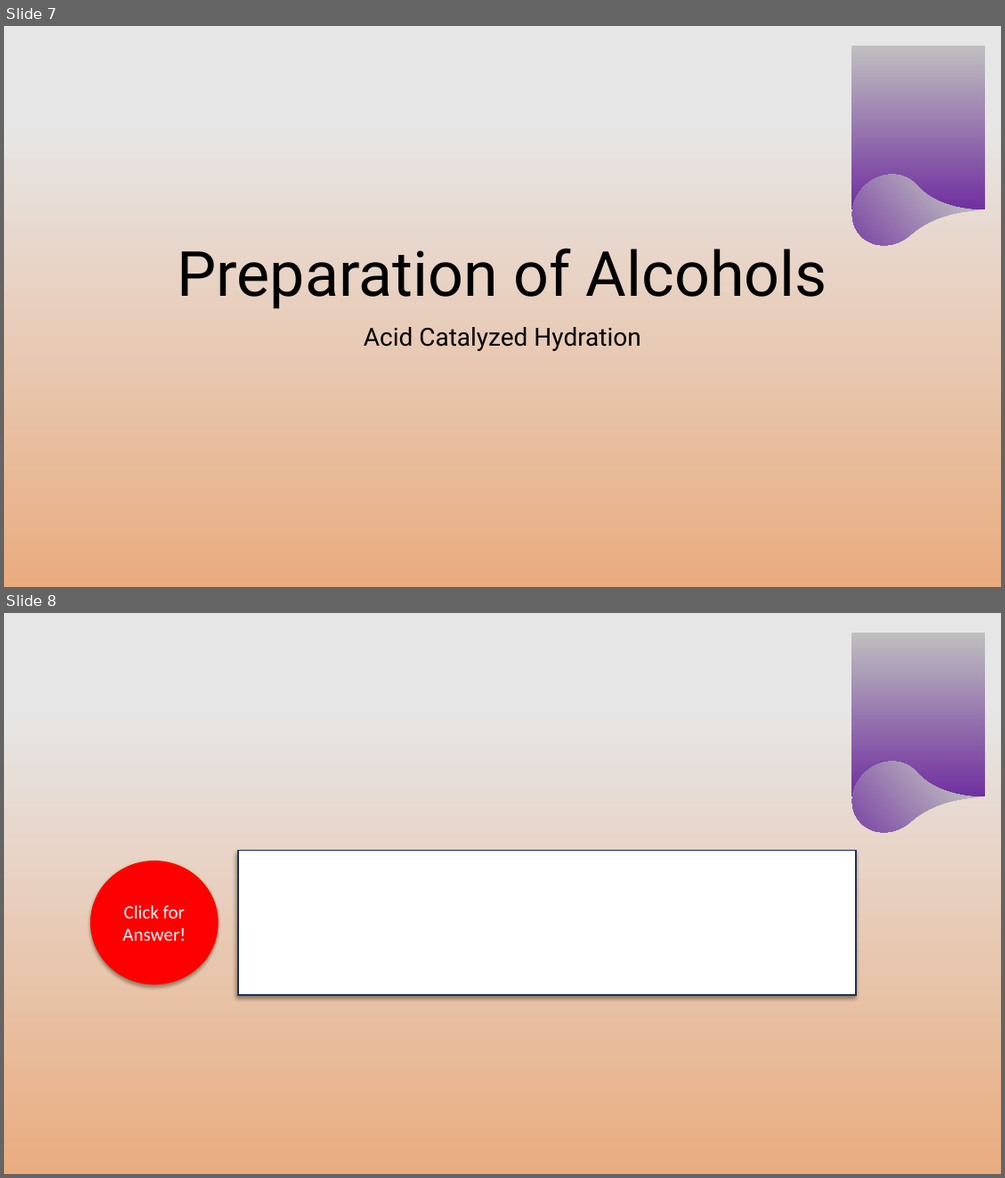
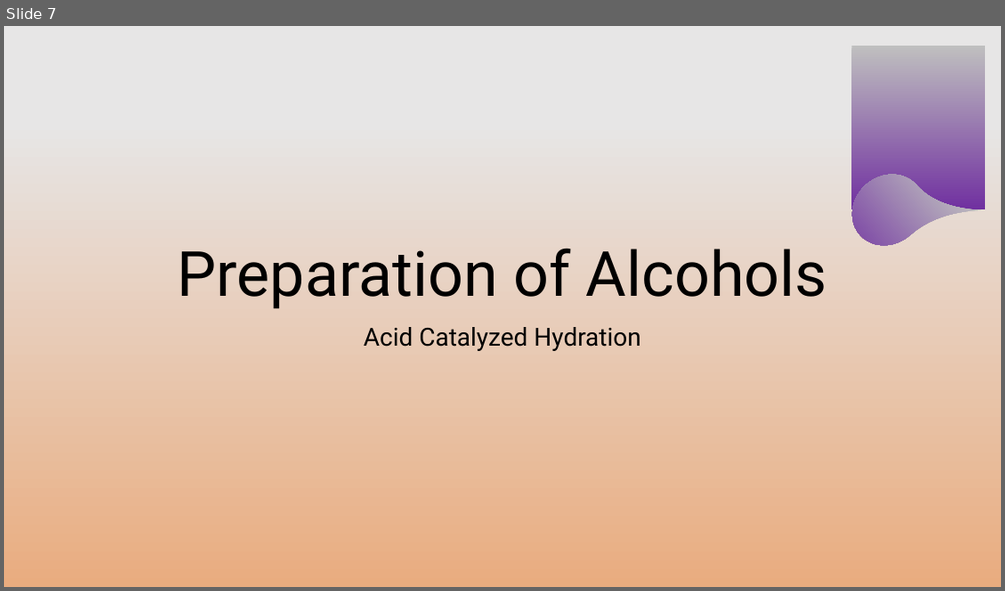
Before and after one commit to chemykill/alcoholproblems, a slide deck: alcoholquestions.pptx. Shown one above the other, each under a label of ours: slides 7 and 8 before the commit, slide 7 after it. The pictures are 1005x1178 and 1005x591 pixels, drawn with LibreOffice and Linux fonts; fonts in the diff are those of the drawing; background and template pictures are left out. Boxes give left, top, right and bottom in pixels: in the first picture for what was removed or moved away, otherwise in the second. Text is boxed around its words. In the diff, an @@ line names an element or a change of style, - is before the commit and + after.

```diff
--- a/alcoholquestions.pptx
+++ b/alcoholquestions.pptx
@@ slide 8 removed at (4,613,1001,1174), background gradient #E7E6E6 to #E9AC7F; not listed: 2 template elements that a slide beside it also shows @@
@@ rectangle removed at (238,850,856,995) @@
@@ ellipse removed at (90,860,218,985) @@
-Click for Answer!
@@ ellipse removed at (99,868,210,978) @@
-Click for question
```
Also in this commit, not shown: 1 slide added.
